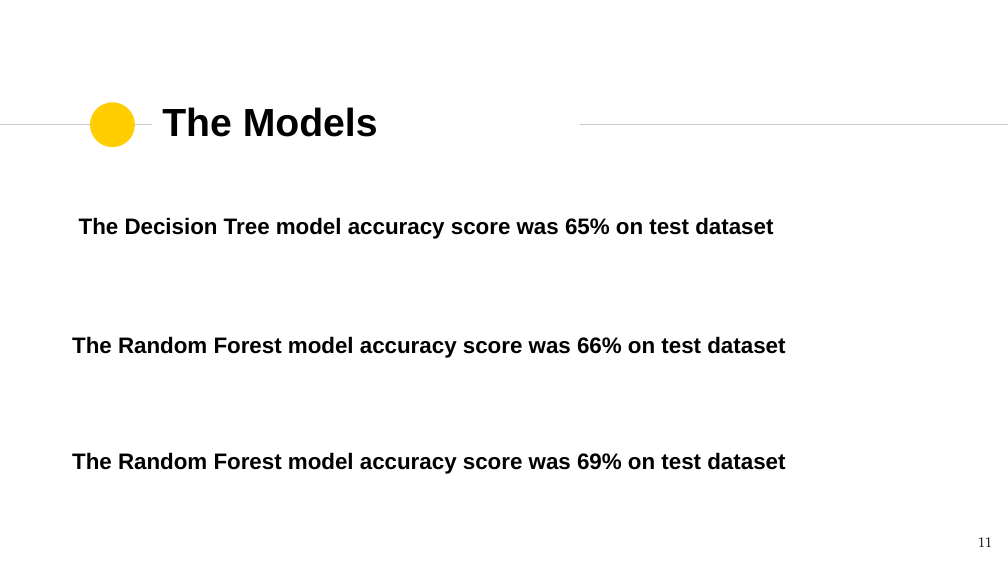
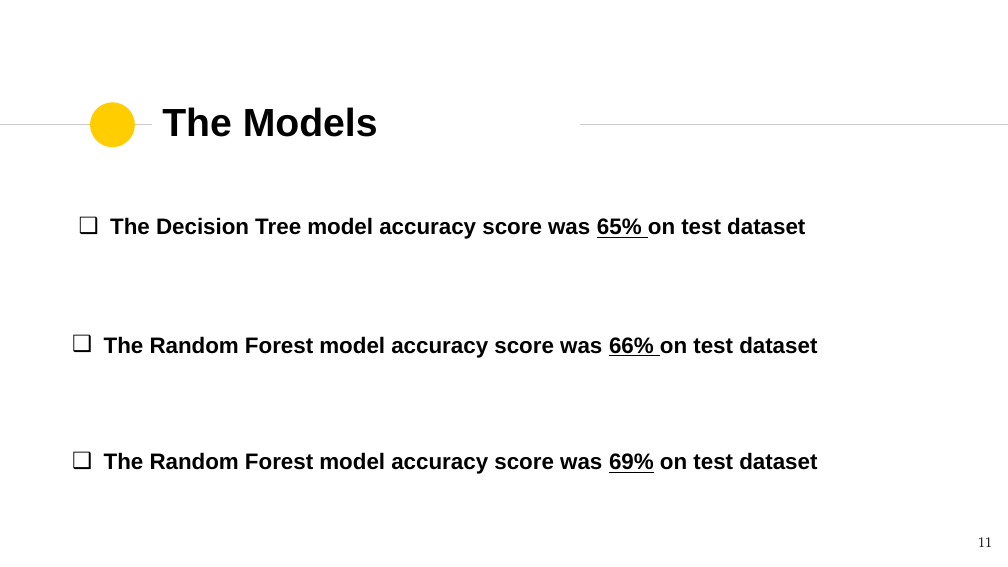
Before and after one commit to Meshari16/project, a slide deck: slide 11 of mainproject.pptx. Drawn at 1008x567 pixels with LibreOffice and Linux fonts; fonts in the diff are those of the drawing. Boxes give left, top, right and bottom in pixels: in the first picture for what was removed or moved away, otherwise in the second. Text is boxed around its words. In the diff, an @@ line names an element or a change of style, - is before the commit and + after.

```diff
--- a/mainproject.pptx
+++ b/mainproject.pptx
@@ text "The Decision Tree model accuracy ..." at (110, 217, 805, 239): underline on in "65%"; bullet none to ❑ @@
@@ text "The Random Forest model accuracy ..." at (104, 336, 817, 358): underline on in "66%"; bullet none to ❑ @@
@@ text "The Random Forest model accuracy ..." at (104, 452, 817, 474): underline on in "69%"; bullet none to ❑ @@
```
Also in this commit, not shown: 7 other slides changed.
